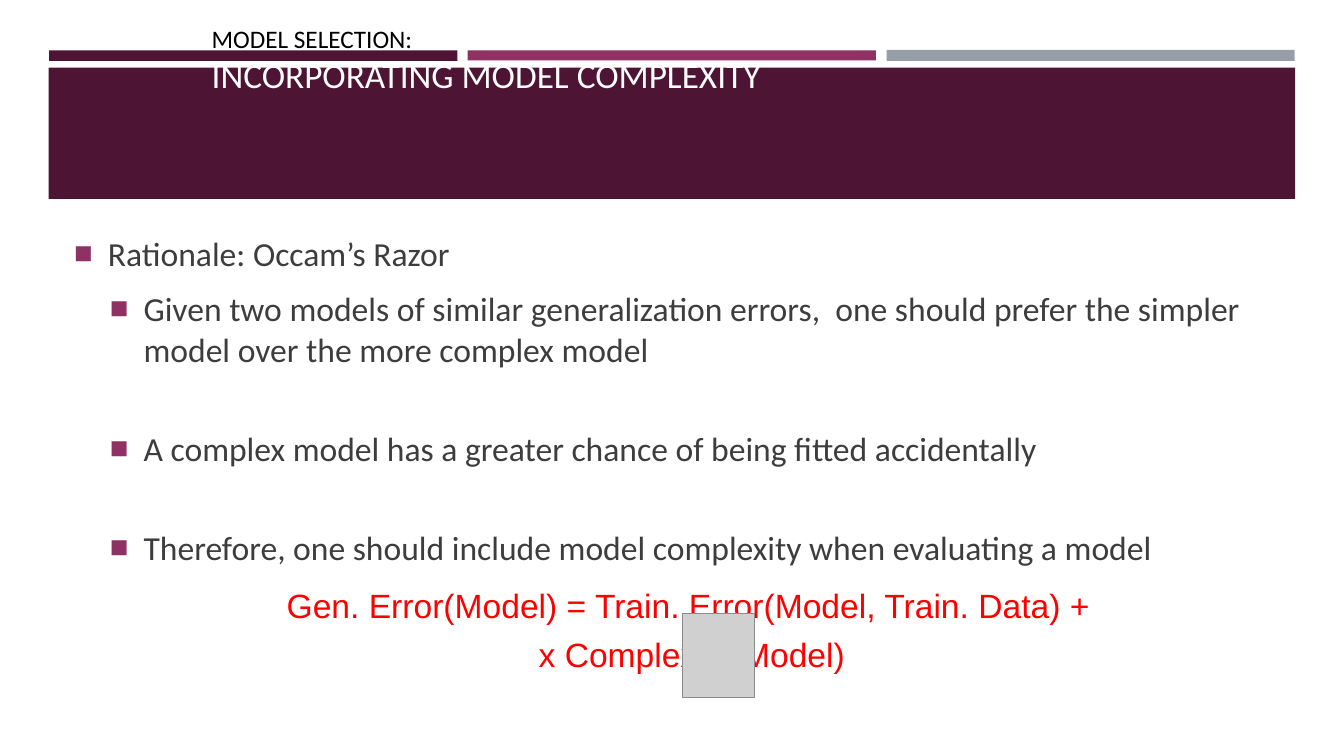
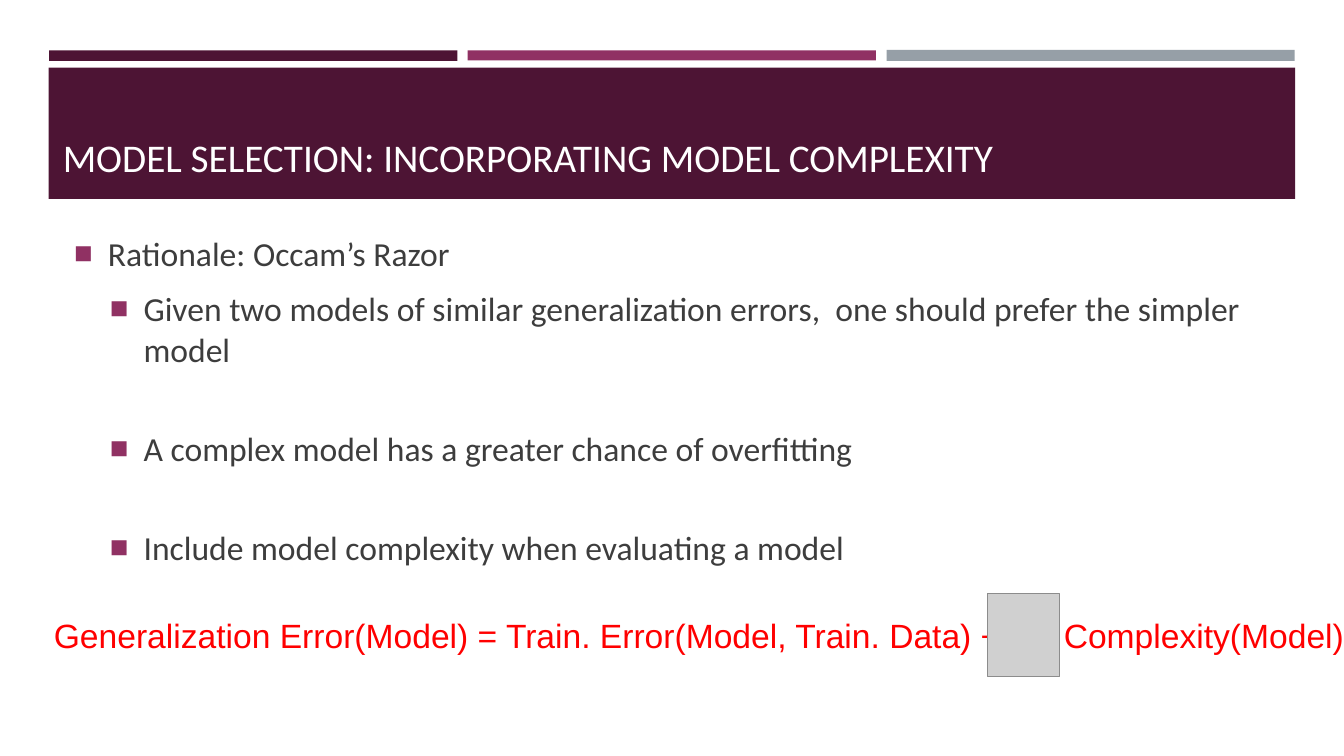
Before and after one commit to BeiyuLinCS/beiyulin.github.io, a slide deck: slide 4 of teach/fall_21/slides/ds_12.pptx. Drawn at 1344x756 pixels with LibreOffice and Linux fonts; fonts in the diff are those of the drawing; grey boxes stand for pictures. Boxes give left, top, right and bottom in pixels: in the first picture for what was removed or moved away, otherwise in the second. Text is boxed around its words. In the diff, an @@ line names an element or a change of style, - is before the commit and + after.

```diff
--- a/teach/fall_21/slides/ds_12.pptx
+++ b/teach/fall_21/slides/ds_12.pptx
@@ title "MODEL SELECTION: INCORPORATING MODEL COMPLEXITY": place and size @@
-title "MODEL SELECTION: INCORPORATING MODEL COMPLEXITY" at <box>212,31,761,89</box>
+title "MODEL SELECTION: INCORPORATING MODEL COMPLEXITY" at <box>63,146,993,173</box>
@@ title "MODEL SELECTION: INCORPORATING MODEL COMPLEXITY" at <box>63,146,993,173</box>: size 18 to 28 pt, text colour #000000 to #FFFFFF in "MODEL SELECTION:"; size 25.2 to 28 pt in "INCORPORATING MODEL COMPLEXITY" @@
@@ text at <box>144,297,1239,566</box>: text changed @@
-  ■ Given two models of similar generalization errors, one should prefer the simpler model over the more complex model
-  ■ A complex model has a greater chance of being fitted accidentally
-  ■ Therefore, one should include model complexity when evaluating a model
+  ■ Given two models of similar generalization errors, one should prefer the simpler model
+  ■ A complex model has a greater chance of overfitting
+  ■ Include model complexity when evaluating a model
@@ picture: place and size @@
-picture at <box>683,614,754,698</box>
+picture at <box>988,594,1060,678</box>
@@ text at <box>54,623,1344,655</box>: text changed @@
-  Gen. Error(Model) = Train. Error(Model, Train. Data) +
-  x Complexity(Model)
+  Generalization Error(Model) = Train. Error(Model, Train. Data) + x Complexity(Model)
```
Also in this commit, not shown: 12 other slides changed, 1 slide added, 8 other files.
